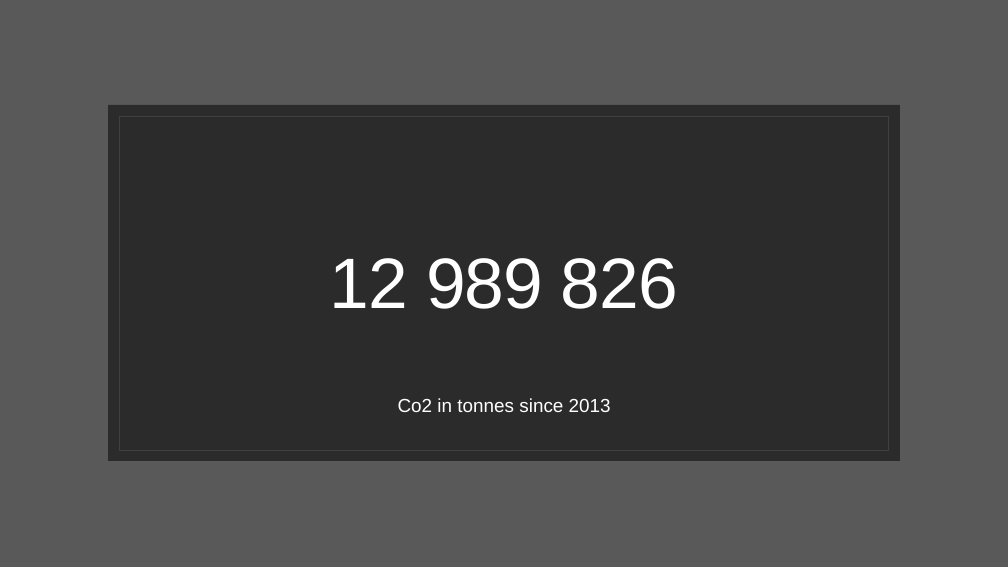
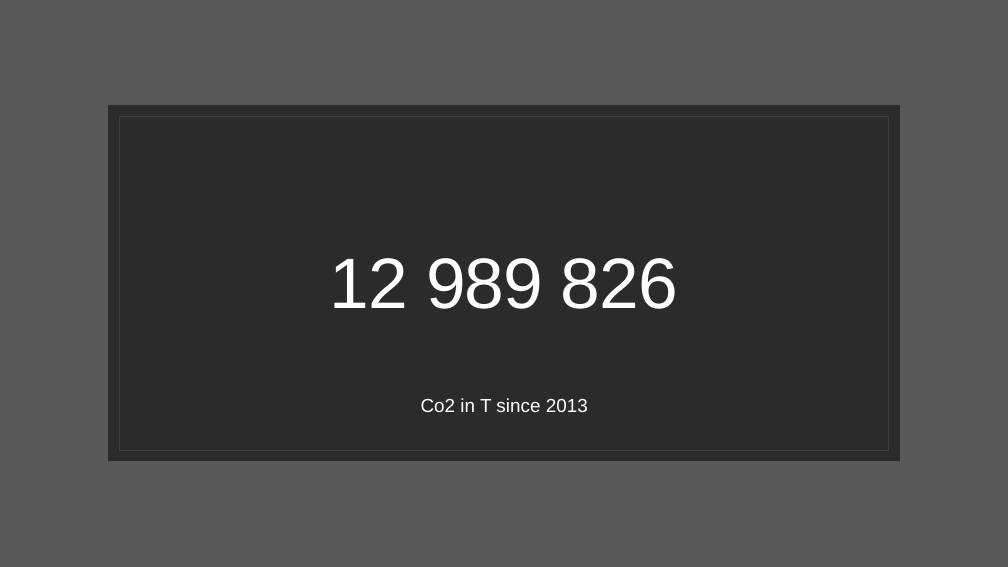
Before and after one commit to Simao-Lopes/Fire-Project, a slide deck: slide 7 of Presentation/The fires in Portugal.pptx (slide 5 before the commit). Drawn at 1008x567 pixels with LibreOffice and Linux fonts; fonts in the diff are those of the drawing; background and template pictures are left out; a plain dark background stands for a picture behind light text. Boxes give left, top, right and bottom in pixels: in the first picture for what was removed or moved away, otherwise in the second. Text is boxed around its words. In the diff, an @@ line names an element or a change of style, - is before the commit and + after.

```diff
--- a/Presentation/The fires in Portugal.pptx
+++ b/Presentation/The fires in Portugal.pptx
@@ text at [421, 398, 588, 412]: text changed @@
-Co2 in tonnes since 2013
+Co2 in T since 2013
```
Also in this commit, not shown: 9 other slides changed, 5 slides added, 20 other files.
